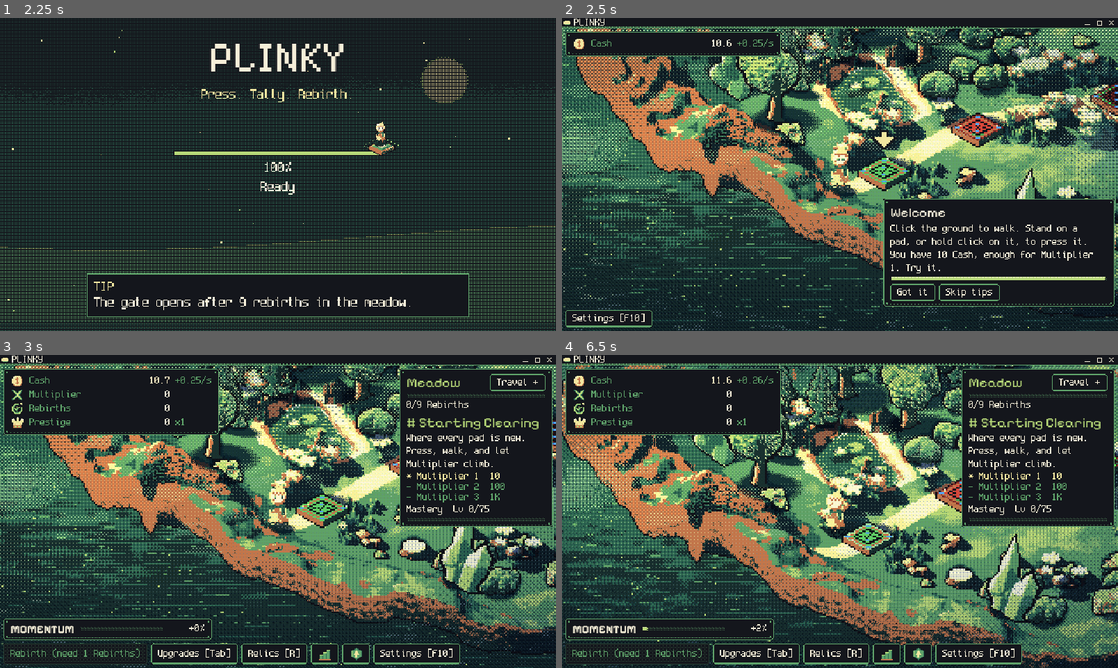
Above: before the commit, frames 1-4 (two rows, left to right).
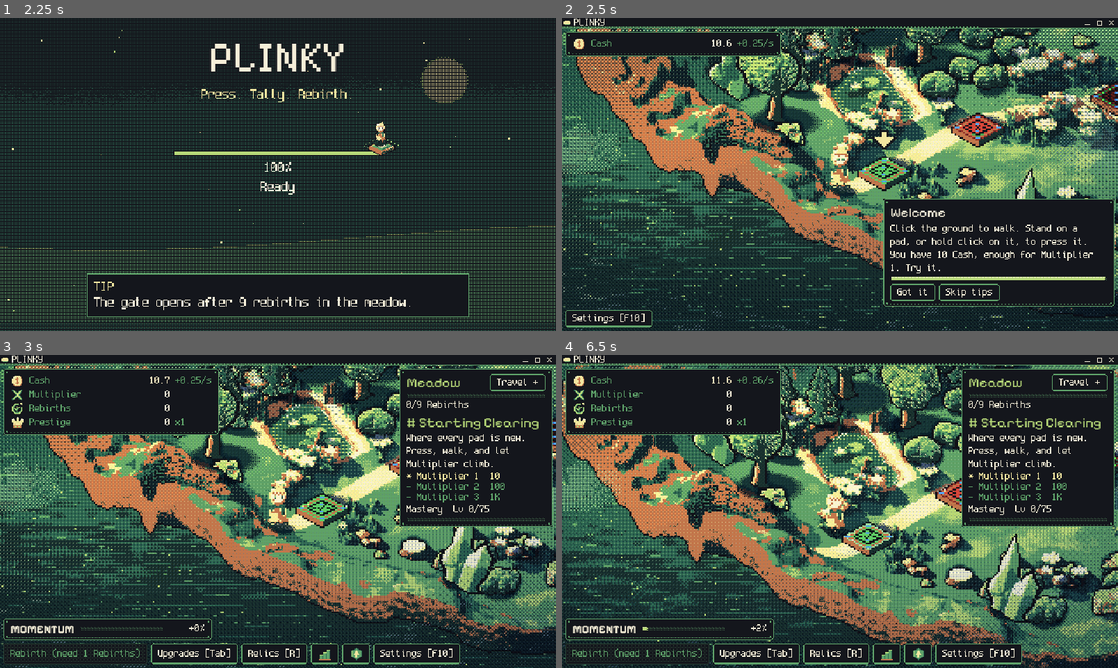
Above: after the commit, the same moments.

Repository: FreezingShock/Plinky
Game: Godot game, scene res://boot/boot.tscn
Two runs of this game, one before a commit and one after it. Both use one fixed random seed, a clock stepped at 60 frames per second and the inputs below.
Inputs (mouse positions are in pixels of both pictures, inside the frame that each line leads up to):
- Up to frame 1 (2.25 s): tap Enter (ui_accept) at 0.5, 0.77, 1.07 s; move the mouse to (400, 158) at 0.52 s; hold D 0.53-1.25 s; tap Space at 0.6 s; click (400, 158) at 0.67 s; drag from (166, 190) to (250, 237) at 1.27 s; move the mouse to (333, 105) at 2.02 s; hold D from 2.03 s (still down); tap 2 at 2.1 s
- Up to frame 2 (2.5 s): keep holding D
- Up to frame 3 (3 s): release D at 2.75 s; click "Skip tips" at 2.75 s
- Up to frame 4 (6.5 s): drag from (812, 574) to (673, 464) at 3.52 s; move the mouse to (1006, 558) at 4.27 s; hold A (plinky_left) 4.28-5 s; tap 1 at 4.35 s; tap Enter (ui_accept) at 4.52, 4.82 s; drag from (673, 464) to (756, 433) at 5.02 s; move the mouse to (867, 511) at 5.77 s; hold Escape (plinky_back) from 5.78 s (still down); tap 3 at 5.85 s; click (867, 511) at 5.92 s

Frame 1 is identical in both runs. In frame 2, 4.6% of the frame differs, in the area x 0-100%, y 3-100%; in frame 3, 3.4%; in frame 4, 3.7%.

Commit message:
Backdrop parallax layer, softer dawn fog and rays, Larkmoor noon down
Co-Authored-By: Claude Sonnet 5.5 <noreply@anthropic.com>
Claude-Session: https://claude.ai/code/session_01Pmx9dTS6r51kioaAYdxq1L

Diff:
--- a/content/config/sky.tres
+++ b/content/config/sky.tres
@@ -55,14 +55,15 @@
 vignette_strength = 0.6
 haze_strength = 0.85
 mist_strength = 0.75
-ray_strength = 1.0
+ray_strength = 0.6
 mist_drift_seconds = 90.0
 light_side = 0.6
-light_split = 0.55
-light_lift = 0.12
+light_split = 0.4
+light_lift = 0.06
 night_shade = 0.97
 ground_relight = 2.2
 ground_shadow = 1.2
 ground_ao = 0.5
 ground_fog = 0.45
-fog_ground = 0.8
+fog_ground = 0.4
+parallax_far = 0.1
--- a/data/sky_config.gd
+++ b/data/sky_config.gd
@@ -77,11 +77,13 @@
 ## Full-frame light pass (light_grade.gdshader): sun-side lift and away-side shade across the whole frame, 0..1.
 @export var light_side: float = 0.6
 ## Highlight-warm / shadow-cool split by luminance, 0..1.
-@export var light_split: float = 0.55
+@export var light_split: float = 0.4
 ## How much brighter a lit texel gets, 0..1.
-@export var light_lift: float = 0.12
+@export var light_lift: float = 0.06
 ## Drifting fog over the land (ground_fog.gdshader), 0..1. Scaled by the mist curve: thickest at dawn and dusk and in rain.
-@export var fog_ground: float = 0.8
+@export var fog_ground: float = 0.4
+## Share of the camera movement the far backdrop (sky and mountains) follows, 0 = fixed to the ground.
+@export var parallax_far: float = 0.1
 ## Horizon haze density over the far mountains, 0..1.
 @export var haze_strength: float = 0.6
 ## Drifting mist over the water, 0..1.
--- a/tests/test_relight.gd
+++ b/tests/test_relight.gd
@@ -27,6 +27,13 @@
 		var gh: Image = Image.load_from_file(dir2 + "ground_h.png")
 		t.ok(g != null and gn != null and gh != null and g.get_size() == gn.get_size() and g.get_size() == gh.get_size(),
 				"%s: ground G-buffer (normal and height) matches the ground art size" % dir2)
+	for dir3: String in SCENES:
+		var gfull: Image = Image.load_from_file(dir3 + "ground.png")
+		var gfg: Image = Image.load_from_file(dir3 + "ground_fg.png")
+		var far: Image = Image.load_from_file(dir3 + "backdrop_far.png")
+		t.ok(gfull != null and gfg != null and far != null and gfg.get_size() == gfull.get_size()
+				and far.get_width() == gfull.get_width() + 128 and far.get_height() < gfull.get_height(),
+				"%s: parallax layers (cut-out ground, wide far backdrop) match the ground art" % dir3)
 	var inc: String = FileAccess.get_file_as_string("res://render/shaders/prop_ramps.gdshaderinc")
 	var pal: PackedColorArray = Palettes.colors(Palettes.MEADOW)
 	var first: Color = pal[0]
--- /dev/null
+++ b/world/far_layer.gd
@@ -0,0 +1,30 @@
+class_name FarLayer
+extends Sprite2D
+## The far backdrop (sky and mountains) as its own sprite behind the ground, drawn wider than the scene so it can slide.
+## It follows the camera by a small share (`parallax_far` in content/config/sky.tres), so it moves a little slower than
+## the ground in front of it: depth without leaving the pixel grid (the offset is rounded to whole texels).
+## The water band and everything below the horizon stay in the ground art, so the shoreline never slips.
+
+var base: Vector2 = Vector2.ZERO        # where the sprite sits when the camera is at the scene centre
+var rest_center: Vector2 = Vector2(320.0, 180.0)   # the scene point at the screen centre when there is no shift
+var k: float = 0.1
+
+
+func _ready() -> void:
+	name = "FarLayer"
+	centered = false
+	texture_filter = CanvasItem.TEXTURE_FILTER_NEAREST
+	position = base
+	var cfg: SkyConfig = load("res://content/config/sky.tres") as SkyConfig
+	if cfg != null:
+		k = cfg.parallax_far
+
+
+func _process(_delta: float) -> void:
+	var host: Node2D = get_parent() as Node2D
+	if host == null or k == 0.0:
+		return
+	var xf: Transform2D = host.get_global_transform_with_canvas()
+	var sc: float = maxf(xf.x.length(), 0.001)
+	var cam: Vector2 = (get_viewport_rect().size * 0.5 - xf.origin) / sc   # scene point at the screen centre
+	position = base + ((cam - rest_center) * k).round()
--- a/world/larkmoor_scene.gd
+++ b/world/larkmoor_scene.gd
@@ -5,6 +5,8 @@
 ## coordinates are canvas pixels. Extra anchors: Arch (the way back to the onboarding meadow) and District_<id>
 ## markers that carry the district name for the banner.
 const DIR: String = "res://assets/art/zone1b/larkmoor/"
+const FAR_BACKDROP: Texture2D = preload("res://assets/art/zone1b/larkmoor/backdrop_far.png")
+const GROUND_FG: Texture2D = preload("res://assets/art/zone1b/larkmoor/ground_fg.png")
 const GROUND: Texture2D = preload("res://assets/art/zone1b/larkmoor/ground.png")
 const LIFE_PATH: String = "res://world/larkmoor_life.json"
 const DISTRICT_RADIUS: float = 110.0   # texels; the banner shows the nearest district inside this
@@ -34,7 +36,11 @@
 	var bleed: Dictionary = _data.bleed
 	var ground := Sprite2D.new()
 	ground.name = "Ground"
-	ground.texture = GROUND
+	var far := FarLayer.new()
+	far.texture = FAR_BACKDROP
+	far.base = Vector2(float(bleed.ground_offset[0]) - 64.0, float(bleed.ground_offset[1]))
+	add_child(far)
+	ground.texture = GROUND_FG
 	ground.texture_filter = CanvasItem.TEXTURE_FILTER_NEAREST
 	ground.centered = false
 	ground.position = Vector2(bleed.ground_offset[0], bleed.ground_offset[1])
@@ -81,7 +87,7 @@
 	_sky.name = "Sky"
 	_sky.area = world_rect.grow(10.0)
 	_sky.shadows = _shadows
-	_sky.ground_texture = _ground.texture
+	_sky.ground_texture = GROUND   # haze and mist read the full picture, not the cut-out
 	_ground.material = _sky.ground_material(load(DIR + "ground_n.png") as Texture2D, load(DIR + "ground_h.png") as Texture2D)
 	_place_atmosphere()
 	add_child(_sky)
--- a/world/meadow3d_scene.gd
+++ b/world/meadow3d_scene.gd
@@ -3,6 +3,8 @@
 ## 640x360 frame, tall props (trees, big rocks, crystals, bushes) as separate sprites with a foot anchor, and
 ## Marker2D anchors for the things the game draws itself. All coordinates are in the 640x360 texel frame.
 const DIR: String = "res://assets/art/zone1/meadow3d/"
+const FAR_BACKDROP: Texture2D = preload("res://assets/art/zone1/meadow3d/backdrop_far.png")
+const GROUND_FG: Texture2D = preload("res://assets/art/zone1/meadow3d/ground_fg.png")
 const GROUND: Texture2D = preload("res://assets/art/zone1/meadow3d/ground.png")
 @export_file("*.json") var placements_path: String = DIR + "placements3d.json"
 
@@ -23,7 +25,11 @@
 	var bleed: Dictionary = _data.bleed
 	var ground := Sprite2D.new()
 	ground.name = "Ground"
-	ground.texture = GROUND
+	var far := FarLayer.new()
+	far.texture = FAR_BACKDROP
+	far.base = Vector2(float(bleed.ground_offset[0]) - 64.0, float(bleed.ground_offset[1]))
+	add_child(far)
+	ground.texture = GROUND_FG
 	ground.texture_filter = CanvasItem.TEXTURE_FILTER_NEAREST
 	ground.centered = false
 	ground.position = Vector2(bleed.ground_offset[0], bleed.ground_offset[1])
@@ -88,7 +94,7 @@
 	_sky = SkyCycle.new()
 	_sky.name = "Sky"
 	_sky.shadows = _shadows
-	_sky.ground_texture = _ground.texture
+	_sky.ground_texture = GROUND   # haze and mist read the full picture, not the cut-out
 	_ground.material = _sky.ground_material(load(DIR + "ground_n.png") as Texture2D, load(DIR + "ground_h.png") as Texture2D)
 	var water: Array = []
 	for a: Dictionary in _data.anchors:
--- a/world/sky_cycle.gd
+++ b/world/sky_cycle.gd
@@ -340,7 +340,7 @@
 		var fog_col: Color = _config.haze_color.sample(ramp) if _config.haze_color != null else Color(0.62, 0.82, 0.7)
 		for gm: ShaderMaterial in _ground_mats:
 			gm.set_shader_parameter("sun_px", sun_px)
-			gm.set_shader_parameter("relight", _config.ground_relight * (0.55 + 0.45 * low_sun_k) * (1.0 - 0.5 * night_k))   # eased at high sun so noon grass keeps its detail
+			gm.set_shader_parameter("relight", _config.ground_relight * (0.4 + 0.6 * low_sun_k) * (1.0 - 0.5 * night_k))   # eased at high sun so noon grass keeps its detail
 			gm.set_shader_parameter("shadow_amt", shadow_k * (0.5 + 0.5 * low_sun_k))
 			gm.set_shader_parameter("shadow_slope", lerpf(2.4, 1.0, clampf(low_sun_k + 0.35, 0.0, 1.0)))
 			gm.set_shader_parameter("shadow_reach", lerpf(1.6, 3.4, low_sun_k))
@@ -364,7 +364,7 @@
 	var fog_amt: float = _config.fog_ground * model.mist(mt, rain01) * (1.0 - 0.5 * clampf(model.night(mt) / maxf(model.night_strength, 0.001), 0.0, 1.0))
 	_fog_rect.visible = atmosphere and fog_amt > 0.01
 	_fog_mat.set_shader_parameter("amount", fog_amt)
-	_fog_mat.set_shader_parameter("fog_col", haze_col)
+	_fog_mat.set_shader_parameter("fog_col", Color(0.62, 0.7, 0.66).lerp(haze_col, 0.3))   # pale and cool: a dawn haze colour painted the fog orange-red
 	_fog_mat.set_shader_parameter("drift", 0.0 if calm else floorf(mt / maxf(_config.mist_drift_seconds, 1.0) * 520.0))
 	# god rays: sun point sits above the frame on the side the sun is on
 	var ray_amt: float = _config.ray_strength * model.rays(mt, rain01)
Binary file added: assets/art/zone1/meadow3d/backdrop_far.png
Binary file added: assets/art/zone1/meadow3d/ground_fg.png
Binary file added: assets/art/zone1b/larkmoor/backdrop_far.png
Binary file added: assets/art/zone1b/larkmoor/ground_fg.png
Not shown, changed: docs/decisions.md
